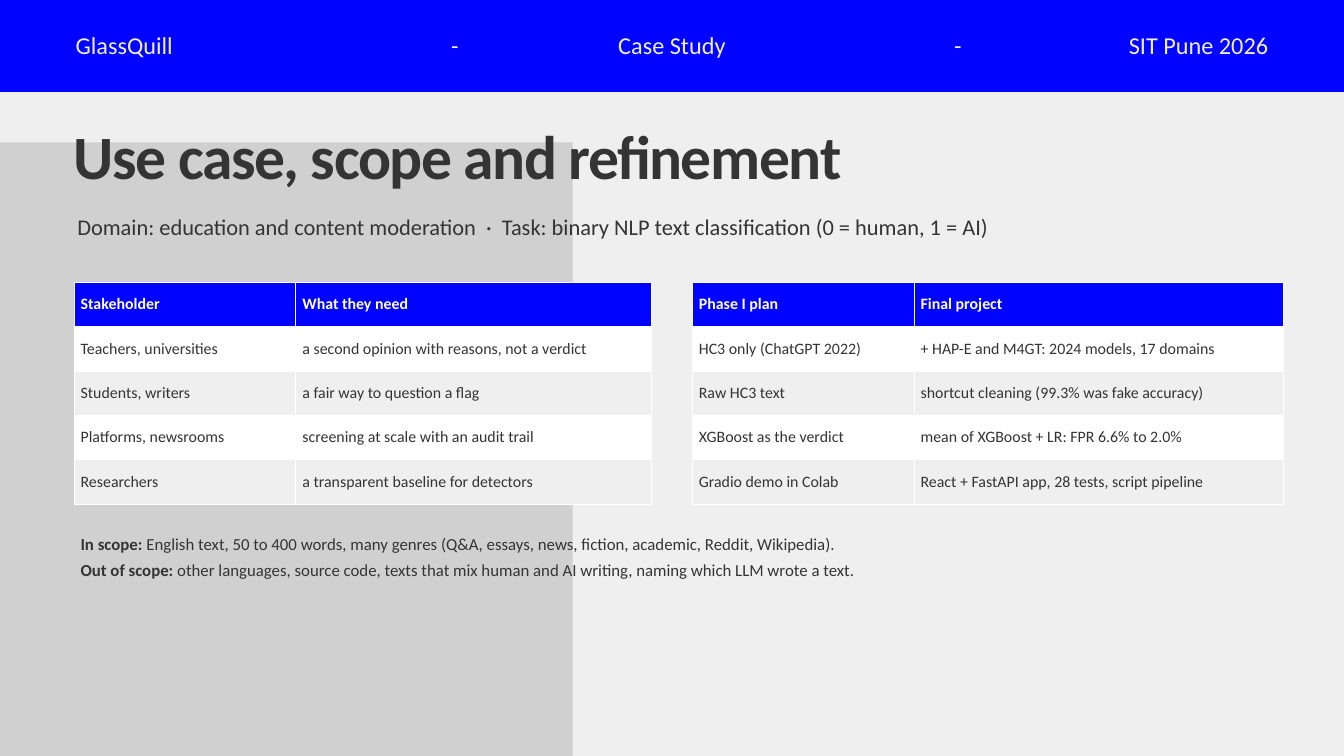
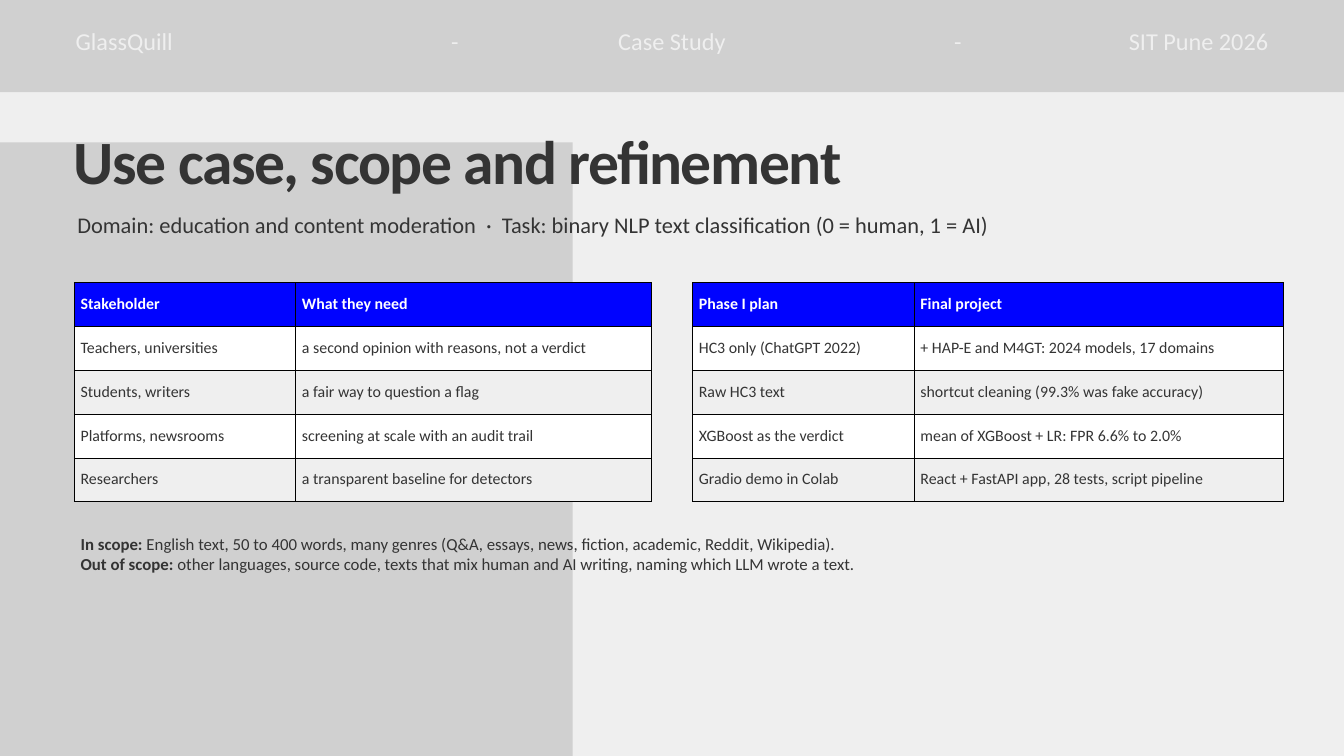
Before and after one commit to ThatOneRahul/glassquill, a slide deck: slide 5 of submissions/GlassQuill_Presentation.pptx. Drawn at 1344x756 pixels with LibreOffice and Linux fonts; fonts in the diff are those of the drawing; grey boxes stand for pictures. Boxes give left, top, right and bottom in pixels: in the first picture for what was removed or moved away, otherwise in the second. Text is boxed around its words. In the diff, an @@ line names an element or a change of style, - is before the commit and + after.

```diff
--- a/submissions/GlassQuill_Presentation.pptx
+++ b/submissions/GlassQuill_Presentation.pptx
@@ freeform shape removed at [0,0,1344,92] @@
@@ picture added at [0,0,1344,92] @@
@@ text "-" rewrapped from [403,26,507,58] to [403,21,507,58] @@
@@ text "-" rewrapped from [907,26,1010,58] to [907,21,1010,58] @@
@@ text removed at [76,37,173,58] @@
-GlassQuill
@@ text removed at [618,37,726,58] @@
-Case Study
@@ text removed at [1129,37,1268,54] @@
-SIT Pune 2026
@@ text "Use case, scope and refinement": place and size @@
-text "Use case, scope and refinement" at [74,135,842,189]
+text "Use case, scope and refinement" at [74,140,842,194]
@@ table at [74,282,650,501] @@
@@ line spacing 1 to 20.4pt @@
@@ borders changed @@
@@ table at [692,282,1283,501] @@
@@ line spacing 1 to 20.4pt @@
@@ borders changed @@
@@ text "In scope: English text, 50 ..." at [81,538,854,573]: line spacing 1 to 21.6pt; less space between paragraphs @@
```
Also in this commit, not shown: 17 other slides changed, 3 other files.
